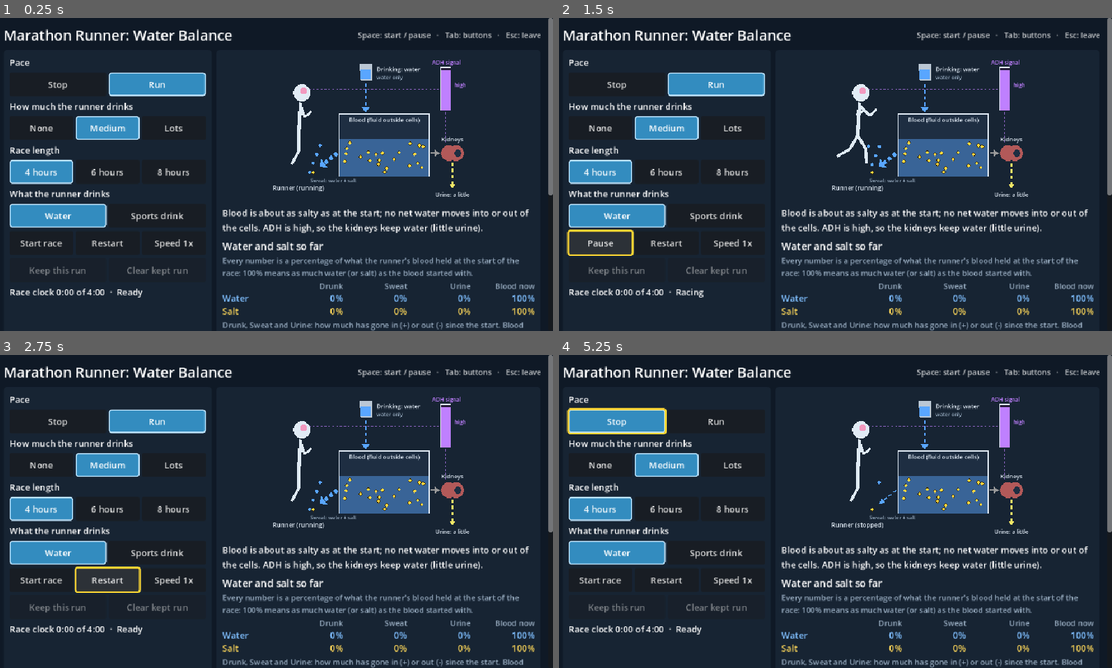
Above: before the commit, frames 1-4 (two rows, left to right).
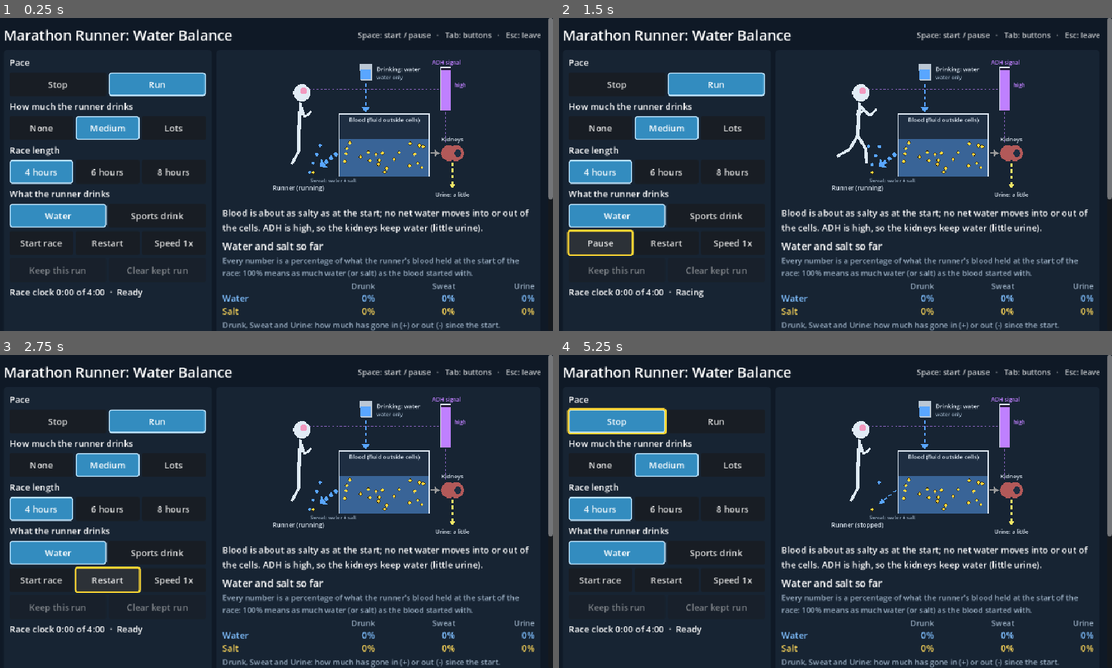
Above: after the commit, the same moments.

Repository: SFMiner/water-balance
Game: Godot game, scene res://scenes/main.tscn
Two runs of this game, one before a commit and one after it. Both use one fixed random seed, a clock stepped at 60 frames per second and the inputs below.
Inputs:
- Up to frame 1 (0.25 s): no input
- Up to frame 2 (1.5 s): click "Water" at 0.5 s; click "Start race" at 1.25 s
- Up to frame 3 (2.75 s): click "Restart" at 2 s
- Up to frame 4 (5.25 s): click "Start race" at 2.75 s; click "Restart" at 3.5 s; click "Restart" at 4.25 s; click "Stop" at 5 s

The runs differ from the first frame. In frame 1, 0.8% of the frame differs, in the area x 57-100%, y 56-100%; in frame 2, 0.8%; in frame 3, 0.8%; in frame 4, 0.8%.

Commit message:
Remove the Blood now column from the water and salt tally
Co-Authored-By: Claude Opus 5.5 <noreply@anthropic.com>
Claude-Session: https://claude.ai/code/session_01M6o8bedC8htKzP1VHKc7AY

Diff:
--- a/water_balance/tests/run_ui_tests.gd
+++ b/water_balance/tests/run_ui_tests.gd
@@ -136,8 +136,8 @@
 	_check(main.controller.run_state == "finished", "the race finishes")
 	_check(main.run_button.text == "Run again", "the run button offers to run again")
 	var end: Dictionary = main.controller.snapshot()
-	_check(main.tally_cells[1][1].text == "-" + main.percent(float(end.sweat_solute)) and main.tally_cells[0][3].text == main.percent(float(end.w_out)),
-			"the tally shows salt lost in sweat and the blood's water, as percentages of the start")
+	_check(main.tally_cells[1][1].text == "-" + main.percent(float(end.sweat_solute)) and main.tally_cells[0].size() == 3,
+			"the tally shows salt lost in sweat, as a percentage of the start, with no blood column")
 	_check(main.percent(0.674) == "67%" and main.percent(1.75) == "175%", "amounts show as whole percentages")
 	_check(main.saltiness.text.contains("%.2f" % float(end.c_out)), "the saltiness line shows salt / water")
 	main.keep_run()
--- a/water_balance/ui/main_view.gd
+++ b/water_balance/ui/main_view.gd
@@ -23,7 +23,7 @@
 const SALT_TEXT: Color = Color(1.0, 0.85, 0.35)
 const DIM_TEXT: Color = Color(0.6, 0.68, 0.76)
 ## Columns of the water and salt tally: percentages of the water and salt the blood held at the start.
-const TALLY_COLUMNS: Array[String] = ["", "Drunk", "Sweat", "Urine", "Blood now"]
+const TALLY_COLUMNS: Array[String] = ["", "Drunk", "Sweat", "Urine"]
 ## Net water flow into or out of cells shows only past this concentration difference.
 const FLOW_TOLERANCE: float = 0.002
 ## What the observation says when the runner collapses (the model's collapse stops, chosen for the classroom).
@@ -49,7 +49,7 @@
 var body: BodyView
 var gauge: SodiumGauge
 var sodium_graph: RaceGraph
-## Tally values: [row][column - 1], rows water then salt; columns drunk, sweat, urine, blood now.
+## Tally values: [row][column - 1], rows water then salt; columns drunk, sweat, urine.
 var tally_cells: Array[Array] = []
 var saltiness: Label
 
@@ -217,16 +217,14 @@
 ## blood, because sweat carries out even more water.
 func _show_tally(snap: Dictionary) -> void:
 	var rows: Array[Array] = [
-		[float(snap.get("absorbed_water", 0.0)), float(snap.get("sweat_water", 0.0)), float(snap.get("urine_water", 0.0)), float(snap.get("w_out", 1.0))],
-		[float(snap.get("absorbed_solute", 0.0)), float(snap.get("sweat_solute", 0.0)), float(snap.get("urine_solute", 0.0)), float(snap.get("s_out", 1.0))],
+		[float(snap.get("absorbed_water", 0.0)), float(snap.get("sweat_water", 0.0)), float(snap.get("urine_water", 0.0))],
+		[float(snap.get("absorbed_solute", 0.0)), float(snap.get("sweat_solute", 0.0)), float(snap.get("urine_solute", 0.0))],
 	]
 	for r: int in range(rows.size()):
-		for c: int in range(4):
+		for c: int in range(TALLY_COLUMNS.size() - 1):
 			var v: float = float(rows[r][c])
 			var cell_label: Label = tally_cells[r][c]
-			if c == 3:
-				cell_label.text = percent(v)
-			elif v < 0.005:
+			if v < 0.005:
 				cell_label.text = "0%"
 			else:
 				cell_label.text = ("+" if c == 0 else "-") + percent(v)
@@ -346,15 +344,14 @@
 		name_label.add_theme_color_override("font_color", row[1])
 		grid.add_child(name_label)
 		var cells: Array[Label] = []
-		for c: int in range(4):
+		for c: int in range(TALLY_COLUMNS.size() - 1):
 			var value: Label = _label("", 15)
 			value.add_theme_color_override("font_color", row[1])
 			value.horizontal_alignment = HORIZONTAL_ALIGNMENT_RIGHT
 			grid.add_child(value)
 			cells.append(value)
 		tally_cells.append(cells)
-	_explain(parent, "Drunk, Sweat and Urine: how much has gone in (+) or out (-) since the start. "
-			+ "Blood now: how much the blood holds now.")
+	_explain(parent, "Drunk, Sweat and Urine: how much has gone in (+) or out (-) since the start.")
 	saltiness = _label("", 14)
 	saltiness.autowrap_mode = TextServer.AUTOWRAP_WORD_SMART
 	saltiness.custom_minimum_size = Vector2(300, 0)
Not shown, changed: README.md
Not shown, changed: docs/Water Balance - Student Worksheet.docx
Not shown, changed: docs/Water Balance - Student Worksheet.pdf
Not shown, changed: docs/Water Balance - Teacher Guide.docx
Not shown, changed: docs/Water Balance - Teacher Guide.pdf
Not shown, changed: docs/make_worksheet.py
